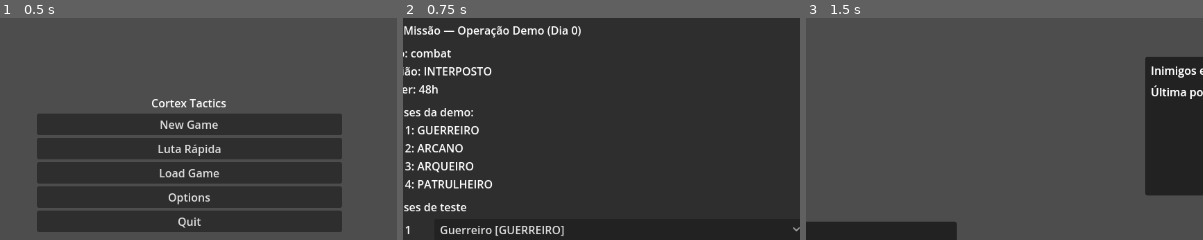
Above: before the commit, frames 1-3 (left to right).
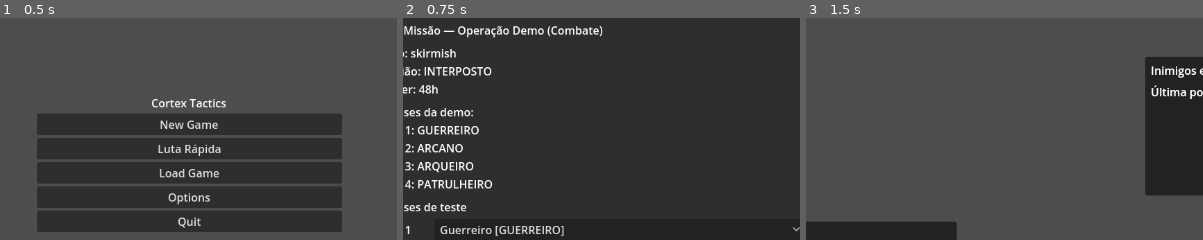
Above: after the commit, the same moments.

Repository: andrecc2507/JOGO
Game: Godot game, scene res://scene/ui/main_menu.tscn
Two runs of this game, one before a commit and one after it. Both use one fixed random seed, a clock stepped at 60 frames per second and the inputs below. The engine's default icon, where the game draws it, is replaced by a stand-in: a white triangle on a blue panel in a dark square.
Inputs:
- Up to frame 1 (0.5 s): no input
- Up to frame 2 (0.75 s): click "Luta Rápida" at 0.5 s
- Up to frame 3 (1.5 s): click "Deploy" at 1.25 s
The pictures show only the part of the screen within x 26-76%, y 17-67%; the shares and areas given below are measured in that part.

Frame 1 is identical in both runs. In frame 2, 0.6% of the frame differs, in the area x 2-51%, y 3-19%; in frame 3, nothing differs.

Commit message:
Fix Godot 4 parse errors in tactical helpers

Diff:
--- a/content/mission_templates.json
+++ b/content/mission_templates.json
@@ -39,18 +39,23 @@
 			"notes": "Missão de reconhecimento inicial voltada a fendas."
 		},
 		{
-			"id": "demo_day0_loop",
-			"name": "Operação Demo (Dia 0)",
-			"act": "act_1",
-			"type": "combat",
-			"mission_type": "combat",
+			"id": "demo_combat_loop",
+			"name": "Operação Demo (Combate)",
+			"act": "act_1",
+			"type": "skirmish",
+			"mission_type": "skirmish",
 			"biome_id": "forest",
-			"tags": ["DEMO"],
+			"map_profile": {
+				"size": {"x": 16, "y": 16},
+				"cover_density": 0.45,
+				"height_levels": 2
+			},
+			"tags": ["DEMO", "COMBAT"],
 			"objectives": [
 				{
 					"id": "obj_demo_eliminate",
 					"type": "primary",
-					"description": "Eliminar todas as ameaças no setor."
+					"description": "Elimine todos os inimigos."
 				}
 			],
 			"effects": {
@@ -71,7 +76,7 @@
 			"boss_pool": [],
 			"do_summary": "Recompensa básica e estabilidade local.",
 			"ignore_summary": "Aumenta pressão local.",
-			"notes": "Missão demo para validar o loop completo."
+			"notes": "Missão demo refeita para garantir loop jogável."
 		},
 		{
 			"id": "tpl_cult_den",
--- /dev/null
+++ b/scripts/debug/usage_audit.gd
@@ -0,0 +1,113 @@
+extends Node
+
+const SCENE_ROOT := "res://scene"
+const SCRIPT_ROOT := "res://scripts"
+const CONTENT_ROOT := "res://content"
+const OUTPUT_PATH := "user://audit_report.txt"
+const SUSPECT_TOKENS := ["demo", "test", "tmp", "old", "sandbox", "placeholder"]
+
+func run_audit() -> void:
+	var referenced := {}
+	var scene_refs := _collect_references_from_folder(SCENE_ROOT, [".tscn"])
+	var script_refs := _collect_references_from_folder(SCRIPT_ROOT, [".gd"])
+	for path in scene_refs:
+		referenced[path] = true
+	for path in script_refs:
+		referenced[path] = true
+
+	var all_files: Array = []
+	all_files.append_array(_collect_files(SCENE_ROOT, [".tscn", ".gd"]))
+	all_files.append_array(_collect_files(SCRIPT_ROOT, [".gd"]))
+	all_files.append_array(_collect_files(CONTENT_ROOT, [".json"]))
+	all_files.sort()
+
+	var referenced_list: Array = referenced.keys()
+	referenced_list.sort()
+
+	var unreferenced: Array = []
+	for path in all_files:
+		if not referenced.has(path):
+			unreferenced.append(path)
+
+	var suspect: Array = []
+	for path in all_files:
+		var path_str: String = String(path)
+		var lowered: String = path_str.to_lower()
+		for token in SUSPECT_TOKENS:
+			if lowered.find(token) >= 0:
+				suspect.append(path_str)
+				break
+
+	var report_lines: Array[String] = []
+	report_lines.append("=== Usage Audit ===")
+	report_lines.append("Referenced files (%d):" % referenced_list.size())
+	for path in referenced_list:
+		report_lines.append("- %s" % path)
+	if referenced_list.is_empty():
+		report_lines.append("(none)")
+	report_lines.append("")
+	report_lines.append("Unreferenced files (%d):" % unreferenced.size())
+	for path in unreferenced:
+		report_lines.append("- %s" % path)
+	if unreferenced.is_empty():
+		report_lines.append("(none)")
+	report_lines.append("")
+	report_lines.append("Suspect files (%d):" % suspect.size())
+	for path in suspect:
+		var flag := " (unreferenced)" if unreferenced.has(path) else ""
+		report_lines.append("- %s%s" % [path, flag])
+	if suspect.is_empty():
+		report_lines.append("(none)")
+
+	var report := "\n".join(report_lines)
+	var file := FileAccess.open(OUTPUT_PATH, FileAccess.WRITE)
+	if file != null:
+		file.store_string(report)
+		file.flush()
+		file.close()
+	print("Usage audit saved to %s" % OUTPUT_PATH)
+	print(report)
+
+func _collect_references_from_folder(root: String, extensions: Array) -> Array:
+	var refs: Array = []
+	for path in _collect_files(root, extensions):
+		refs.append_array(_extract_res_paths(path))
+	return refs
+
+func _collect_files(root: String, extensions: Array) -> Array:
+	var results: Array = []
+	var dir := DirAccess.open(root)
+	if dir == null:
+		return results
+	dir.list_dir_begin()
+	var name := dir.get_next()
+	while name != "":
+		if name.begins_with("."):
+			name = dir.get_next()
+			continue
+		var path := root.path_join(name)
+		if dir.current_is_dir():
+			results.append_array(_collect_files(path, extensions))
+		else:
+			for ext in extensions:
+				if path.ends_with(ext):
+					results.append(path)
+					break
+		name = dir.get_next()
+	dir.list_dir_end()
+	return results
+
+func _extract_res_paths(path: String) -> Array:
+	var results: Array = []
+	var file := FileAccess.open(path, FileAccess.READ)
+	if file == null:
+		return results
+	var content := file.get_as_text()
+	file.close()
+	var regex := RegEx.new()
+	regex.compile("res://[^\"\\s]+")
+	var matches := regex.search_all(content)
+	for match in matches:
+		var res_path := String(match.get_string())
+		results.append(res_path)
+	return results
--- a/scripts/integration/tactical_bridge.gd
+++ b/scripts/integration/tactical_bridge.gd
@@ -12,7 +12,7 @@
 
 const TACTICAL_SCENE_PATH := "res://scene/tactical_battle.tscn"
 const MACRO_SCENE_PATH := "res://scene/ui/map_screen.tscn"
-const DEMO_TEMPLATE_ID := "demo_day0_loop"
+const DEMO_TEMPLATE_ID := "demo_combat_loop"
 const TACTICAL_TYPES := ["SKIRMISH", "ASSASSINATE", "DEFEND", "ESCORT", "CAPTURE", "STEALTH"]
 
 var active_mission_seed: MissionSeed
@@ -54,6 +54,11 @@
 				continue
 			if party_ids.is_empty() or party_ids.has(String(hero.get("id", ""))):
 				roster.append(hero.duplicate(true))
+	if roster.is_empty() and world_state != null:
+		roster = _fallback_roster_from_world_state(world_state)
+	if roster.is_empty() and demo_classes.is_empty():
+		push_error("TacticalBridge: roster vazio e sem demo_classes; missão cancelada.")
+		return
 	var mission_def = _build_tactical_mission(seed, world_state, demo_seed, is_demo, demo_classes)
 	_pending_config = {
 		"mission": mission_def,
@@ -63,6 +68,7 @@
 		"consumables": seed.consumables,
 		"demo_classes": demo_classes
 	}
+	_log_tactical_payload(_pending_config, mission_def, roster)
 	var tactical := _find_tactical_controller()
 	if tactical != null:
 		tactical.start_mission(_pending_config, roster)
@@ -89,6 +95,33 @@
 		return
 	var roster: Array = _pending_config.get("roster", [])
 	tactical.start_mission(_pending_config, roster)
+
+func _fallback_roster_from_world_state(world_state: Node) -> Array:
+	var fallback: Array = []
+	if world_state == null:
+		return fallback
+	if world_state.has_method("ensure_roster_seeded_if_empty"):
+		world_state.ensure_roster_seeded_if_empty()
+	var party_ids: Array = []
+	if world_state.get("active_party_ids") != null:
+		party_ids = world_state.active_party_ids
+	var roster_value: Variant = world_state.get("roster")
+	var roster_list: Array = roster_value if roster_value is Array else []
+	for hero in roster_list:
+		if bool(hero.get("dead", false)):
+			continue
+		if party_ids.is_empty() or party_ids.has(String(hero.get("id", ""))):
+			fallback.append(hero.duplicate(true))
+	return fallback
+
+func _log_tactical_payload(config: Dictionary, mission_def: Dictionary, roster: Array) -> void:
+	var config_keys := config.keys()
+	config_keys.sort()
+	var mission_keys := mission_def.keys()
+	mission_keys.sort()
+	print("TacticalBridge: start_mission config keys=%s" % [config_keys])
+	print("TacticalBridge: roster size=%d" % roster.size())
+	print("TacticalBridge: mission_def keys=%s" % [mission_keys])
 
 func _build_tactical_mission(seed: MissionSeed, world_state: Node, seed_override: int = 0, is_demo: bool = false, demo_classes: Array = []) -> Dictionary:
 	var day_value = 1
--- a/scripts/mission_board.gd
+++ b/scripts/mission_board.gd
@@ -22,7 +22,7 @@
 const MAX_SAME_TYPE := 2
 const MAX_SAME_FACTION := 2
 const MAX_SAME_REGION := 2
-const DEMO_TEMPLATE_ID := "demo_day0_loop"
+const DEMO_TEMPLATE_ID := "demo_combat_loop"
 const ACT0_PRESSURE_TEMPLATE_ID := "act0_pressure"
 const ACT0_NEUTRAL_TEMPLATE_ID := "act0_neutral_contract"
 
--- a/scripts/tactical/tactical_controller.gd
+++ b/scripts/tactical/tactical_controller.gd
@@ -588,18 +588,18 @@
 func _start_new_mission() -> void:
 	setup_encounter({})
 
-func start_mission(mission_def: Dictionary, roster: Array) -> void:
+func start_mission(arg1: Dictionary, roster: Array = []) -> void:
 	var config: Dictionary = {}
-	if mission_def.has("mission"):
-		config["mission"] = mission_def.get("mission", {})
+	if arg1.has("mission") or arg1.has("roster"):
+		config = arg1
 	else:
-		config["mission"] = mission_def
-	if mission_def.has("mission_seed"):
-		config["mission_seed"] = mission_def.get("mission_seed")
-	if mission_def.has("consumables"):
-		config["consumables"] = mission_def.get("consumables", [])
-	config["roster"] = roster
-	config["seed"] = int(mission_def.get("seed", config.get("mission", {}).get("seed", 0)))
+		config["mission"] = arg1
+		if arg1.has("mission_seed"):
+			config["mission_seed"] = arg1.get("mission_seed")
+		if arg1.has("consumables"):
+			config["consumables"] = arg1.get("consumables", [])
+		config["roster"] = roster
+		config["seed"] = int(arg1.get("seed", config.get("mission", {}).get("seed", 0)))
 	setup_encounter(config)
 	if ui_root:
 		ui_root.visible = true
@@ -614,6 +614,42 @@
 		ui_root.visible = true
 	if end_turn_btn:
 		end_turn_btn.disabled = false
+
+func _fallback_roster_from_world_state() -> Array:
+	var fallback: Array = []
+	var world_state = get_tree().get_first_node_in_group("world_state")
+	if world_state == null:
+		return fallback
+	if world_state.has_method("ensure_roster_seeded_if_empty"):
+		world_state.ensure_roster_seeded_if_empty()
+	var party_ids: Array = []
+	if world_state.get("active_party_ids") != null:
+		party_ids = world_state.active_party_ids
+	var roster_value: Variant = world_state.get("roster")
+	var roster_list: Array = roster_value if roster_value is Array else []
+	for hero in roster_list:
+		if bool(hero.get("dead", false)):
+			continue
+		if party_ids.is_empty() or party_ids.has(String(hero.get("id", ""))):
+			fallback.append(hero.duplicate(true))
+	return fallback
+
+func _build_fallback_mission(w: int, h: int) -> Dictionary:
+	var map_w: int = max(8, w)
+	var map_h: int = max(8, h)
+	var player_spawn: Vector2i = Vector2i(1, map_h - 2)
+	var enemy_spawn: Vector2i = Vector2i(map_w - 2, 1)
+	return {
+		"map_w": map_w,
+		"map_h": map_h,
+		"type": "SKIRMISH",
+		"mission_type": "SKIRMISH",
+		"objective_type": "KILL_ALL",
+		"objective_text": "Elimine todos os inimigos.",
+		"player_spawns": [player_spawn],
+		"enemy_spawns": [enemy_spawn],
+		"enemy_profile": [{"archetype": "skirmisher", "count": 1}]
+	}
 
 func _spawn_test_mission() -> void:
 	var seed = randi()
@@ -650,9 +686,16 @@
 
 	mission = config.get("mission", {})
 	if mission.is_empty():
-		mission = MissionGeneratorRef.generate(w, h)
+		push_error("TacticalController: mission vazio (config malformado)")
+		mission = _build_fallback_mission(w, h)
+		push_warning("TacticalController: usando missão fallback para evitar mapa vazio.")
 
 	_mission_roster = config.get("roster", [])
+	if _mission_roster.is_empty():
+		push_warning("TacticalController: roster vazio; tentando fallback do WorldState/party")
+		_mission_roster = _fallback_roster_from_world_state()
+	if _mission_roster.is_empty():
+		push_warning("TacticalController: roster vazio; usando heróis dummy.")
 	_mission_seed_data = config.get("mission_seed", null)
 	_demo_classes.clear()
 	for entry in config.get("demo_classes", []):
--- a/scripts/ui/main_menu.gd
+++ b/scripts/ui/main_menu.gd
@@ -46,6 +46,9 @@
 	invert_y_check.toggled.connect(_on_settings_changed)
 	_sync_options_ui()
 	_refresh_load_slots()
+	if not OS.is_debug_build():
+		quick_fight_button.visible = false
+		quick_fight_button.disabled = true
 
 func _load_panels_visibility() -> void:
 	load_panel.visible = false
@@ -89,6 +92,8 @@
 	get_tree().change_scene_to_file(MAP_SCENE)
 
 func _on_quick_fight_pressed() -> void:
+	if not OS.is_debug_build():
+		return
 	var world_state = get_tree().get_first_node_in_group("world_state")
 	if world_state == null:
 		push_warning("WorldState não encontrado.")
@@ -142,7 +147,7 @@
 	if mission_board == null:
 		return {}
 	for card in mission_board.cards:
-		if String(card.get("template_id", "")) == "demo_day0_loop":
+		if String(card.get("template_id", "")) == "demo_combat_loop":
 			return card
 	if mission_board.cards.is_empty():
 		return {}
--- a/scripts/ui/pre_mission_screen.gd
+++ b/scripts/ui/pre_mission_screen.gd
@@ -2,7 +2,7 @@
 
 const MAP_SCREEN_SCENE := "res://scene/ui/map_screen.tscn"
 const RPGClassesRef := preload("res://scripts/rpg/classes_db.gd")
-const DEMO_TEMPLATE_ID := "demo_day0_loop"
+const DEMO_TEMPLATE_ID := "demo_combat_loop"
 
 @onready var title_label: Label = $Panel/Content/TitleLabel
 @onready var details_label: Label = $Panel/Content/DetailsLabel
Renamed: scripts/debug/rpg_debug_runner.gd -> _dev/scripts/debug/rpg_debug_runner.gd
Renamed: scripts/debug/rpg_debug_runner.gd.uid -> _dev/scripts/debug/rpg_debug_runner.gd.uid
Not shown, added: _dev/.gitkeep
Not shown, added: _dev/content/.gitkeep
Not shown, added: _dev/scenes/.gitkeep
Not shown, added: _dev/scripts/.gitkeep
Not shown, added: _dev/scripts/debug/.gitkeep
